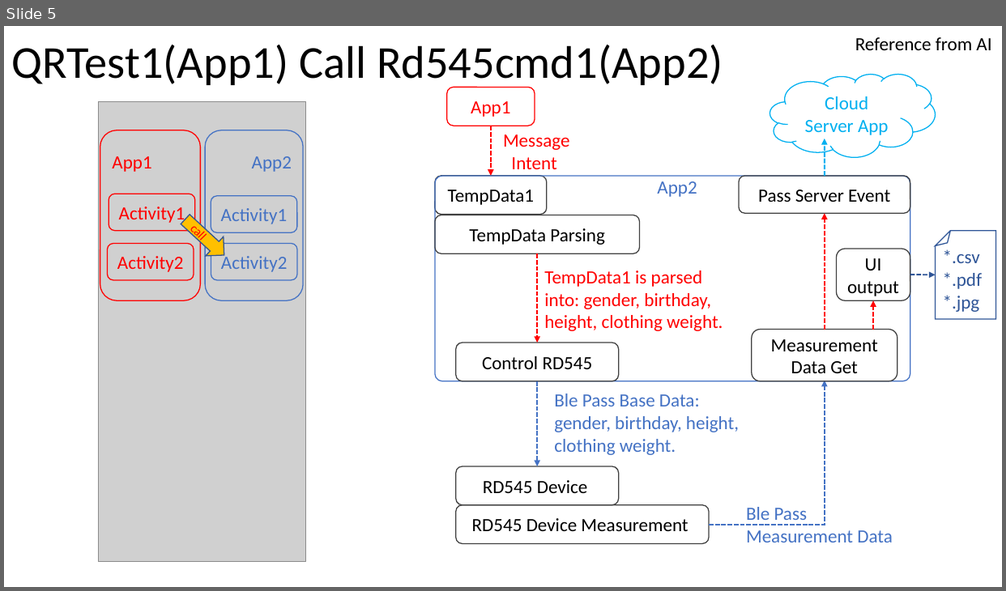
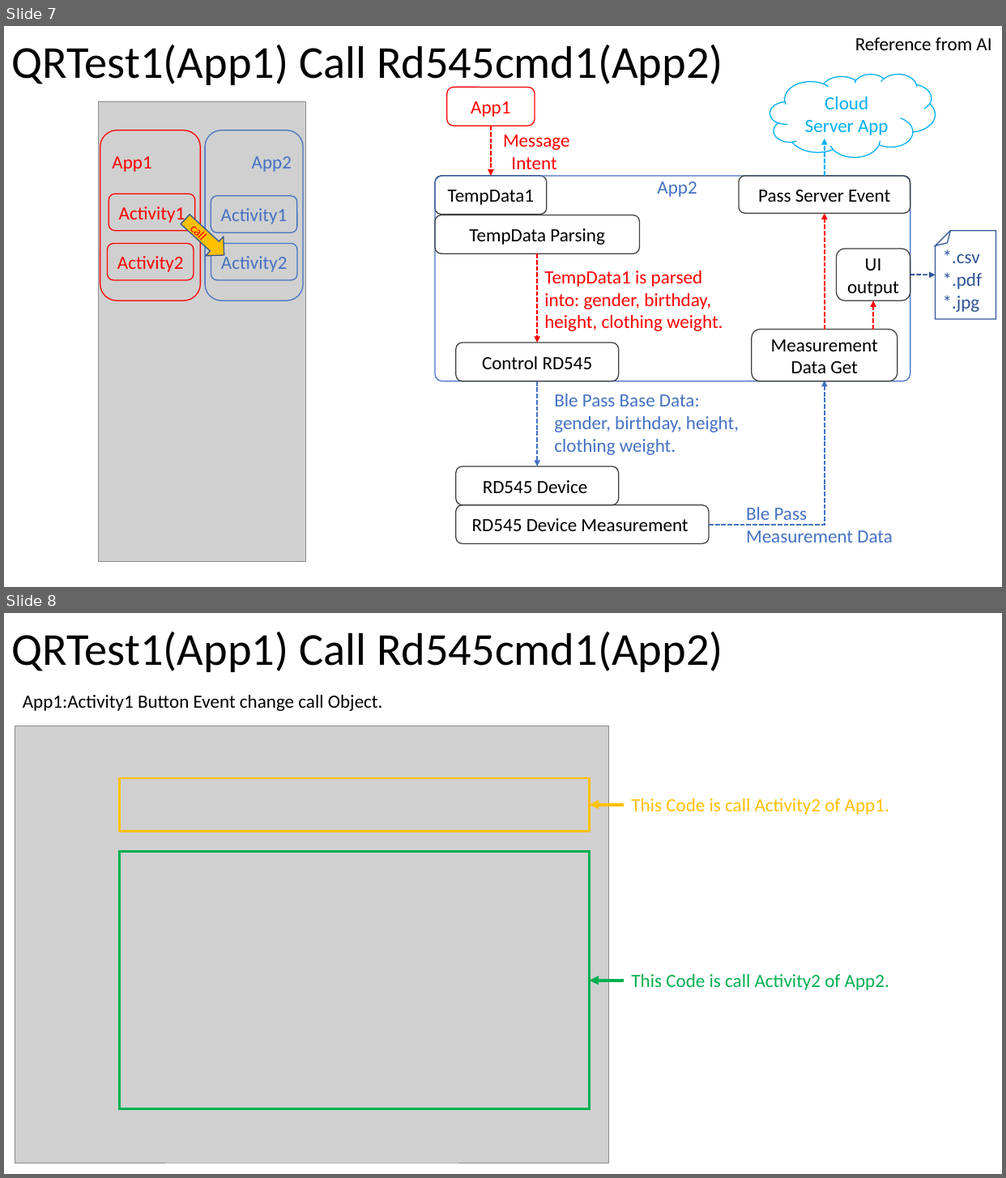
Before and after one commit to Chen-Wi-Ki/QRcode_RD545_System, a slide deck: Teach.pptx. Shown one above the other, each under a label of ours: slide 5 before the commit, slides 7 and 8 after it. The pictures are 1006x591 and 1006x1178 pixels, drawn with LibreOffice and Linux fonts; fonts in the diff are those of the drawing; grey boxes stand for pictures. Boxes give left, top, right and bottom in pixels: in the first picture for what was removed or moved away, otherwise in the second. Text is boxed around its words. In the diff, an @@ line names an element or a change of style, - is before the commit and + after.

```diff
--- a/Teach.pptx
+++ b/Teach.pptx
@@ slide 8 added at (4, 613, 1002, 1174), background #FFFFFF @@
@@ title added at (11, 632, 723, 672), 44 pt, text #000000 @@
+QRTest1(App1) Call Rd545cmd1(App2)
@@ text added at (23, 695, 383, 711), 18 pt, text #000000 @@
+App1:Activity1 Button Event change call Object.
@@ picture added at (15, 726, 609, 1163) @@
@@ rectangle added at (119, 778, 590, 832), outline #FFC000 2.25 pt @@
@@ arrow added from (624, 805) to (590, 805), #FFC000 3 pt @@
@@ text added at (631, 798, 889, 815), 18 pt, text #FFC000 @@
+This Code is call Activity2 of App1.
@@ rectangle added at (119, 852, 590, 1110), outline #00B050 2.25 pt @@
@@ text added at (631, 974, 889, 990), 18 pt, text #00B050 @@
+This Code is call Activity2 of App2.
@@ arrow added from (624, 981) to (590, 981), #00B050 3 pt @@
@@ what was slide 5 is now slide 7 @@
```
Also in this commit, not shown: 1 slide changed, 3 other slides added, 2 other files.
